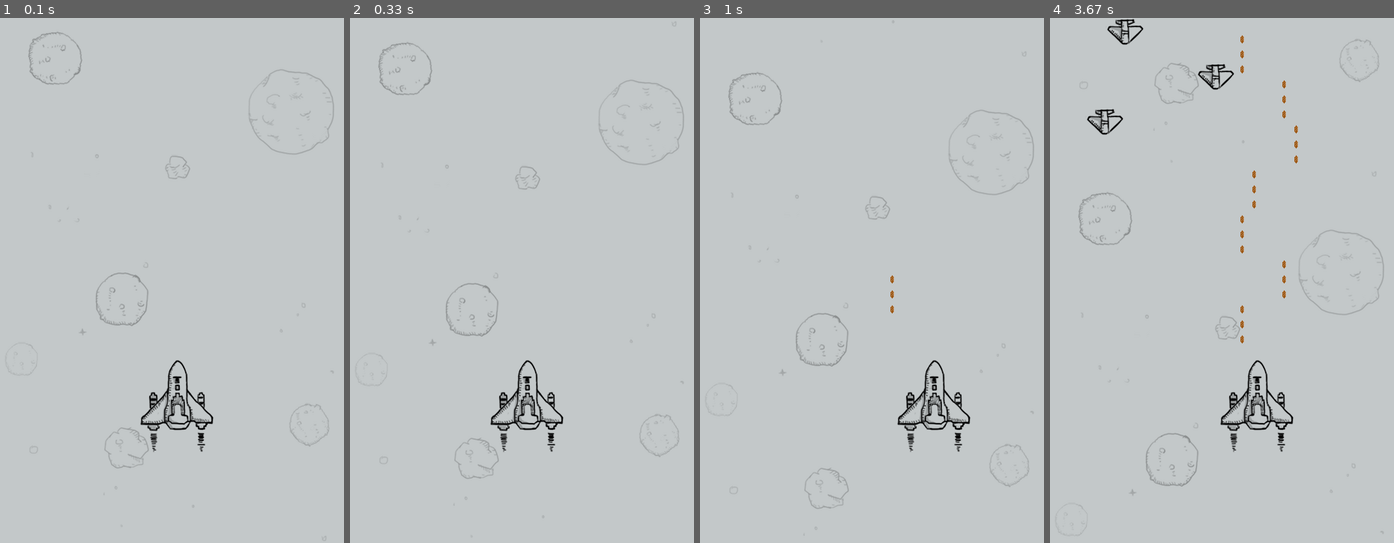
Above: before the commit, frames 1-4 (left to right).
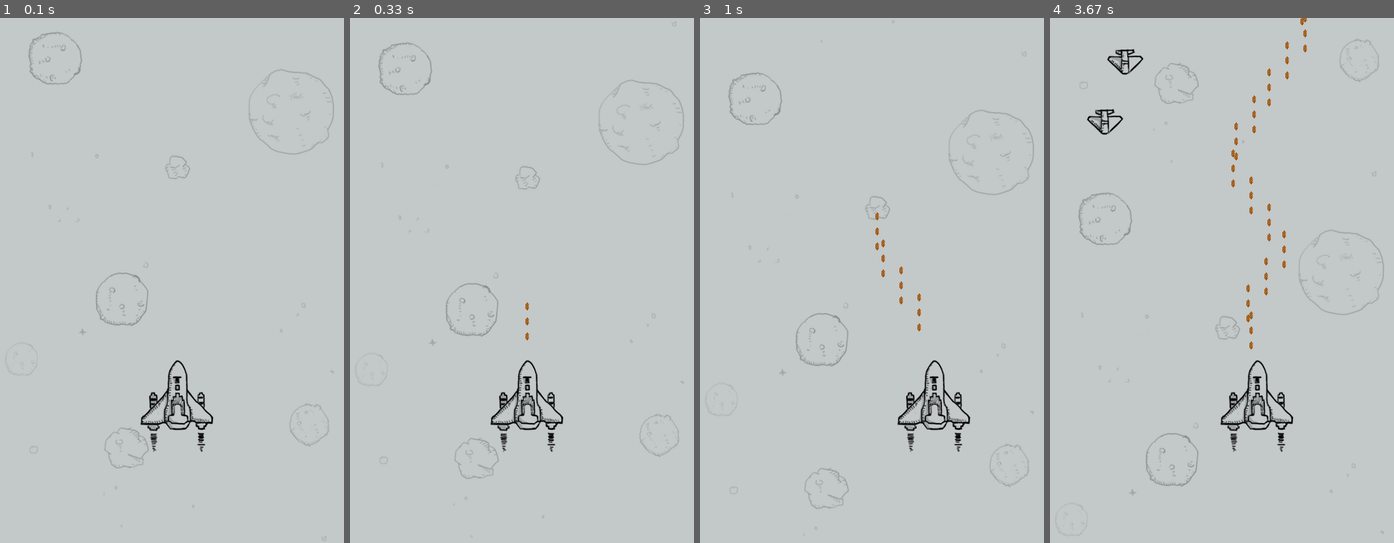
Above: after the commit, the same moments.

Repository: hjyuan/plane_wars
Game: pygame game, started from plane_main.py
The game is run twice, just before and just after one commit, with the same random seed, the same clock (stepped at 60 frames per second) and the same inputs.
Inputs:
- Up to frame 1 (0.1 s): no input
- Up to frame 2 (0.33 s): no input
- Up to frame 3 (1 s): hold Right 0.33-0.8 s; hold Right from 0.83 s (still down)
- Up to frame 4 (3.67 s): release Right at 1.3 s; hold Left 1.33-1.87 s; hold Left 1.9-2.3 s; hold Right 2.33-2.97 s; hold Left 3-3.47 s; hold Right from 3.5 s (still down)

Frame 1 is identical in both runs. In frame 2, less than 0.1% of the frame differs, in the area x 50-53%, y 54-62%; in frame 3, 0.2%; in frame 4, 1.4%, in the area x 16-75%, y 0-64%.

Commit message:
commit 1

Diff:
--- a/plane_main.py
+++ b/plane_main.py
@@ -17,7 +17,7 @@
 
         # 4. 设置定时器事件 - 创建敌机
         pygame.time.set_timer(CREATE_ENEMY_EVENT, 1000)
-        pygame.time.set_timer(HERO_FIRE_EVENT, 500)
+        pygame.time.set_timer(HERO_FIRE_EVENT, 200)
 
     def __create_sprites(self):
 
@@ -82,7 +82,20 @@
 
     def __check_collide(self):
 
-        pass
+        # 1. 子弹摧毁敌机
+        pygame.sprite.groupcollide(self.hero.bullets, self.enemy_group, True, True)
+
+        # 2. 敌机撞毁英雄
+        enemies = pygame.sprite.spritecollide(self.hero, self.enemy_group, True)
+
+        # 3. 判断列表是否有内容
+        if len(enemies) > 0:
+
+            # 让英雄牺牲
+            self.hero.kill()
+
+            # 结束游戏
+            PlaneGame.__game_over()
 
     def __update_sprites(self):
 
--- a/plane_sprites.py
+++ b/plane_sprites.py
@@ -60,7 +60,7 @@
         super().__init__("./images/enemy1.png")
 
         # 2. 指定敌机的初始随机速度
-        self.speed = random.randint(1, 3)
+        self.speed = random.randint(1, 5)
 
         # 3. 指定敌机的初始随机位置
         self.rect.bottom = 0
@@ -75,12 +75,13 @@
 
         # 2. 判断是否飞出屏幕，如果是，需要从精灵组删除敌机
         if self.rect.y >= SCREEN_RECT.height:
-            print("飞出屏幕，需要从精灵组删除...")
+            # print("飞出屏幕，需要从精灵组删除...")
 
             self.kill()
 
     def __del__(self):
-        print("敌机挂了 %s" % self.rect)
+        # print("敌机挂了 %s" % self.rect)
+        pass
 
 
 class Hero(GameSprite):
@@ -110,7 +111,7 @@
             self.rect.right = SCREEN_RECT.right
 
     def fire(self):
-        print("发射子弹...")
+        # print("发射子弹...")
 
         for i in (0, 1, 2):
             # 1. 创建子弹精灵
@@ -130,7 +131,7 @@
     def __init__(self):
 
         # 调用父类方法，设置子弹图片，设置初始速度
-        super().__init__("./images/bullet1.png", -2)
+        super().__init__("./images/bullet1.png", -3)
 
     def update(self):
 
@@ -142,4 +143,5 @@
             self.kill()
 
     def __del__(self):
-        print("子弹被销毁...")
+        # print("子弹被销毁...")
+        pass
